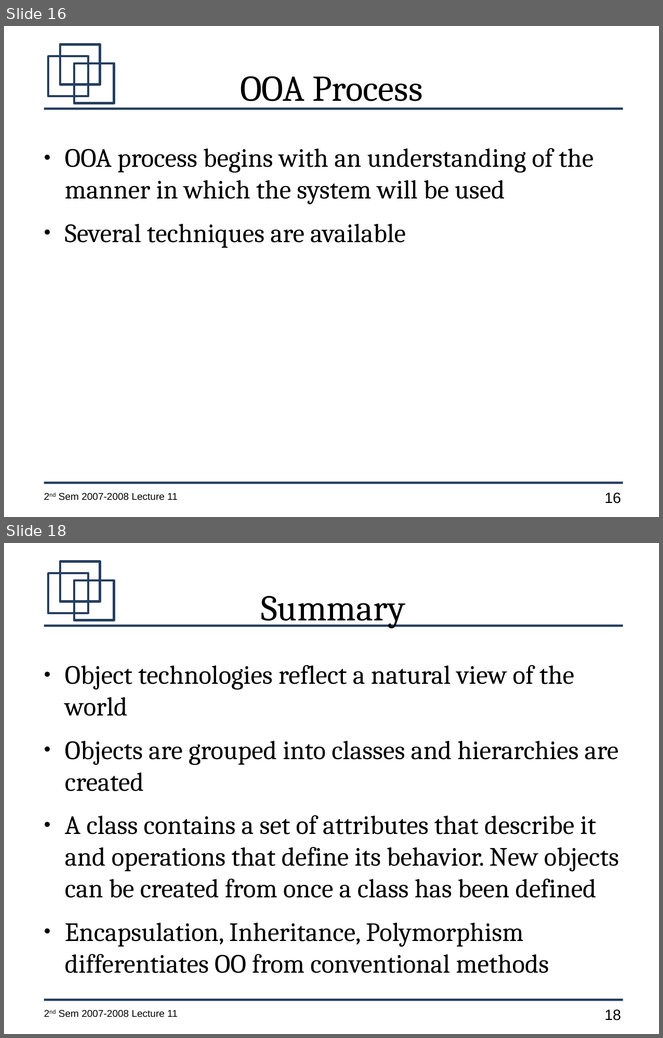
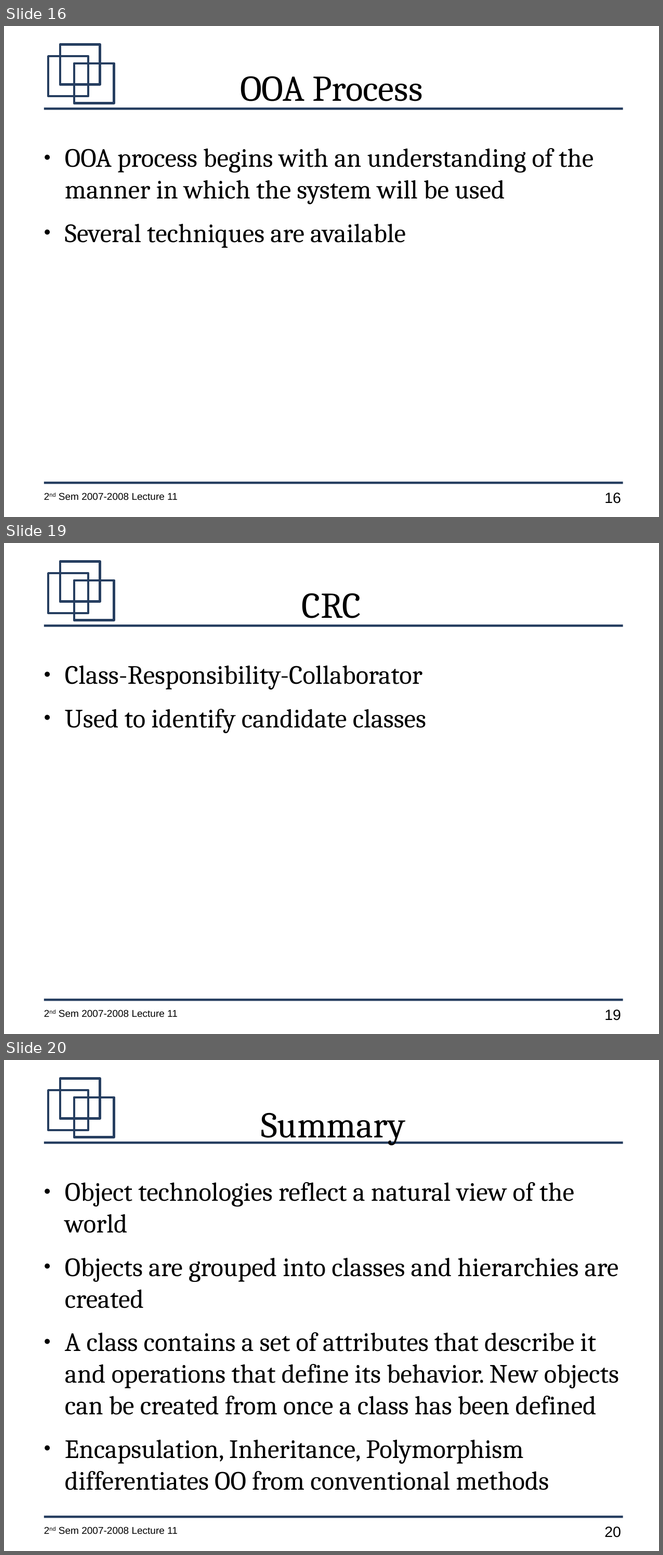
Before and after one commit to jachermocilla/jach-homepage, a slide deck: CMSC128-2nd-Sem-2007-L12.odp. Shown one above the other, each under a label of ours: slides 16 and 18 before the commit, slides 16, 19 and 20 after it; the slides between them are not shown. The pictures are 663x1038 and 663x1555 pixels, drawn with LibreOffice and Linux fonts; fonts in the diff are those of the drawing. Boxes give left, top, right and bottom in pixels: in the first picture for what was removed or moved away, otherwise in the second. Text is boxed around its words. In the diff, an @@ line names an element or a change of style, - is before the commit and + after.

```diff
--- a/CMSC128-2nd-Sem-2007-L12.odp
+++ b/CMSC128-2nd-Sem-2007-L12.odp
@@ slide 19 added at (4,543,659,1034), background #FFFFFF; not listed: 7 template elements that a slide beside it also shows @@
@@ title added at (302,593,361,626), 44 pt, text #000000 @@
+CRC
@@ text added at (65,665,426,733), 32 pt, text #000000 @@
+● Class-Responsibility-Collaborator
+● Used to identify candidate classes
@@ what was slide 18 is now slide 20 @@
@@ page number at (605,1527,621,1538): text changed @@
-18
+20
```
Also in this commit, not shown: 2 other slides added, 1 slide removed.
